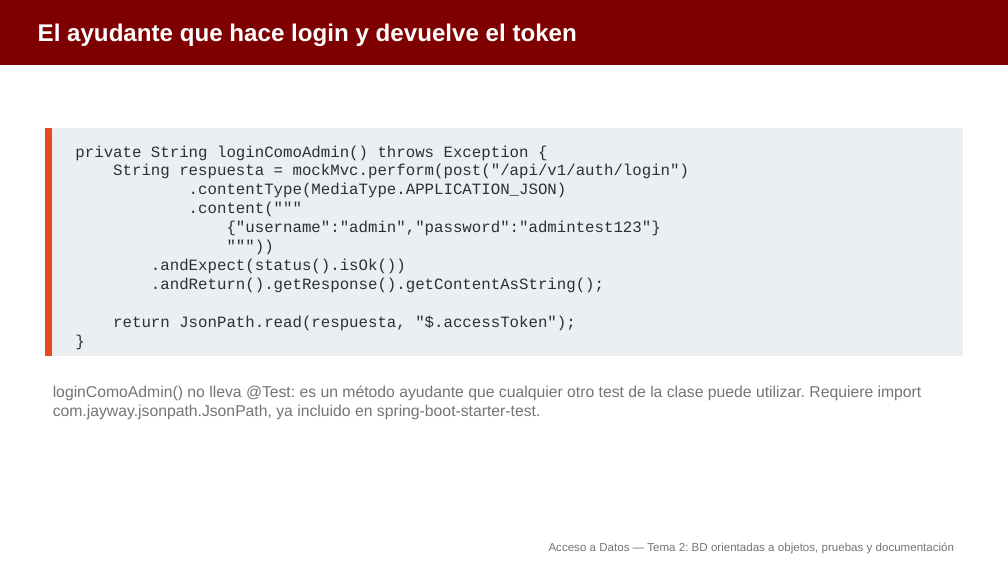
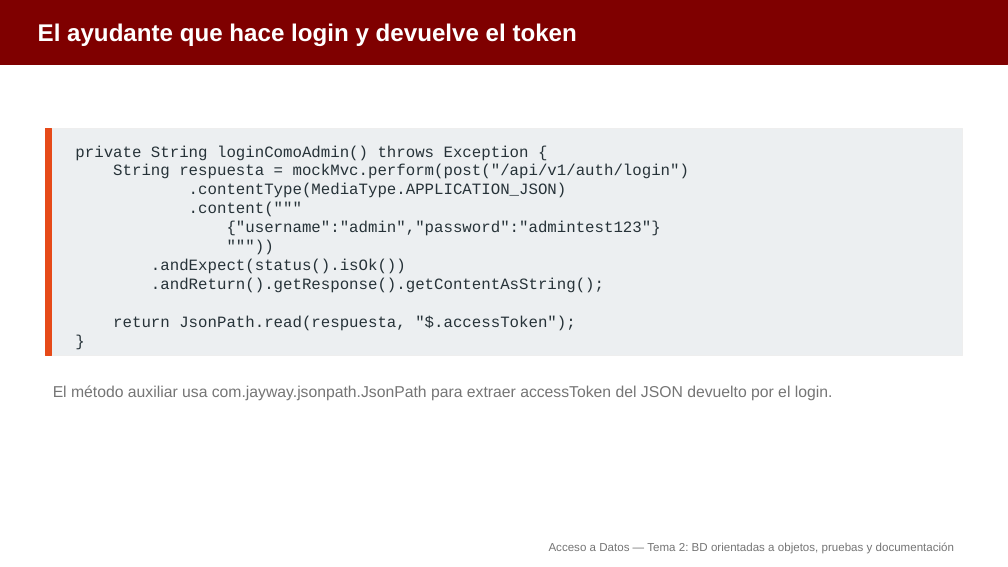
Before and after one commit to aitorventura/acceso-a-datos, a slide deck: slide 16 of docs/tema2/diapositivas/bd-orientadas-a-objetos.pptx (slide 18 before the commit). Drawn at 1008x567 pixels with LibreOffice and Linux fonts; fonts in the diff are those of the drawing. Boxes give left, top, right and bottom in pixels: in the first picture for what was removed or moved away, otherwise in the second. Text is boxed around its words. In the diff, an @@ line names an element or a change of style, - is before the commit and + after.

```diff
--- a/docs/tema2/diapositivas/bd-orientadas-a-objetos.pptx
+++ b/docs/tema2/diapositivas/bd-orientadas-a-objetos.pptx
@@ text at box(53, 385, 833, 400): text changed @@
-loginComoAdmin() no lleva @Test: es un método ayudante que cualquier otro test de la clase puede utilizar. Requiere import com.jayway.jsonpath.JsonPath, ya incluido en spring-boot-starter-test.
+El método auxiliar usa com.jayway.jsonpath.JsonPath para extraer accessToken del JSON devuelto por el login.
```
Also in this commit, not shown: 10 other slides changed, 2 slides removed, 2 other files.
